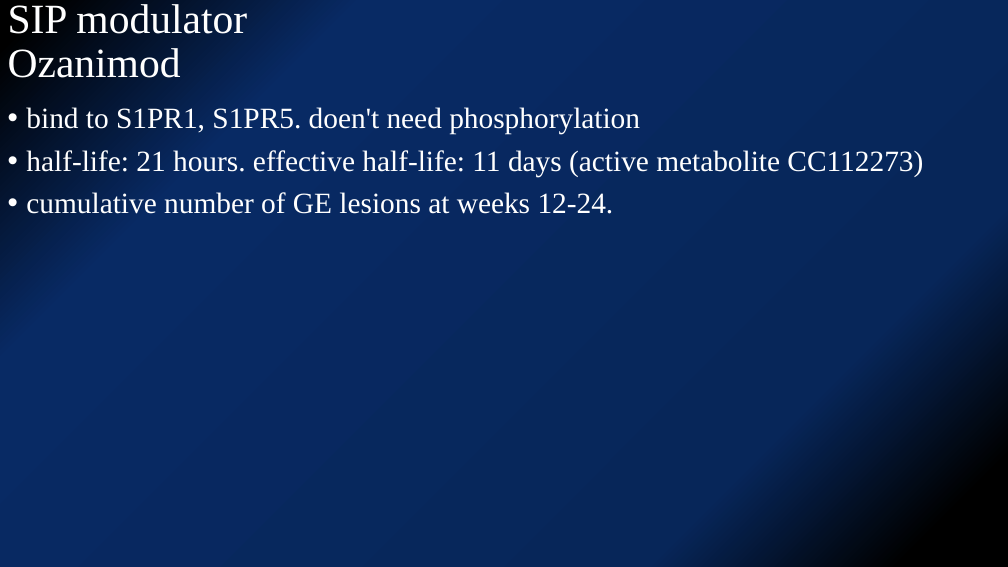
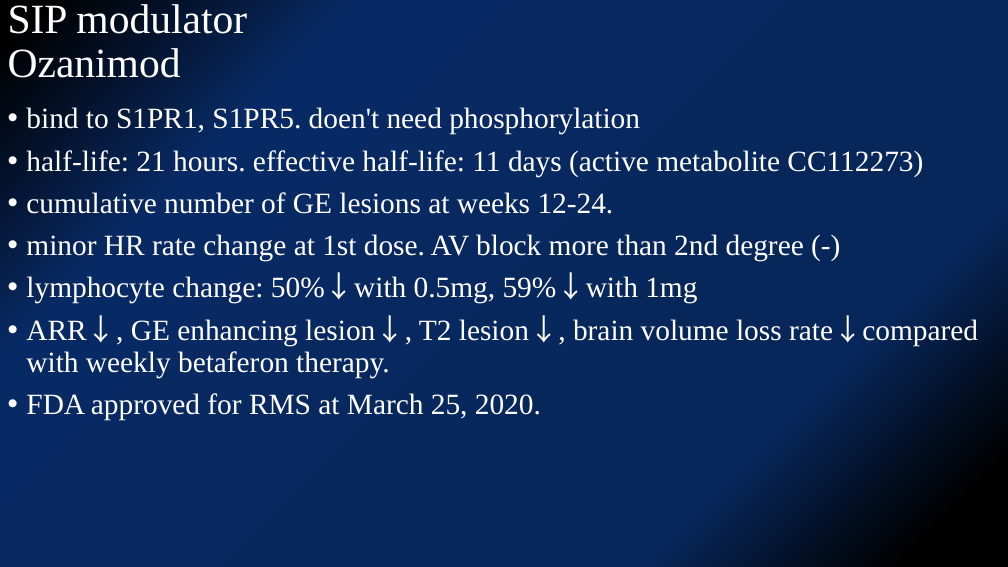
Before and after one commit to kjfdf/12.07_lab_meeting, a slide deck: slide 4 of 2020.12.07 유일한 임상저널리뷰.pptx. Drawn at 1008x567 pixels with LibreOffice and Linux fonts; fonts in the diff are those of the drawing. Boxes give left, top, right and bottom in pixels: in the first picture for what was removed or moved away, otherwise in the second. Text is boxed around its words. In the diff, an @@ line names an element or a change of style, - is before the commit and + after.

Commit message:
2020.10.16 version 1

```diff
--- a/2020.12.07 유일한 임상저널리뷰.pptx
+++ b/2020.12.07 유일한 임상저널리뷰.pptx
@@ text at (26, 234, 978, 420): paragraphs added @@
+• minor HR rate change at 1st dose. AV block more than 2nd degree (-)
+• lymphocyte change: 50%↓with 0.5mg, 59%↓with 1mg
+• ARR↓, GE enhancing lesion↓, T2 lesion↓, brain volume loss rate↓compared with weekly betaferon therapy.
+• FDA approved for RMS at March 25, 2020.
```
Also in this commit, not shown: 4 other slides changed, 5 slides added, 4 slides removed.
